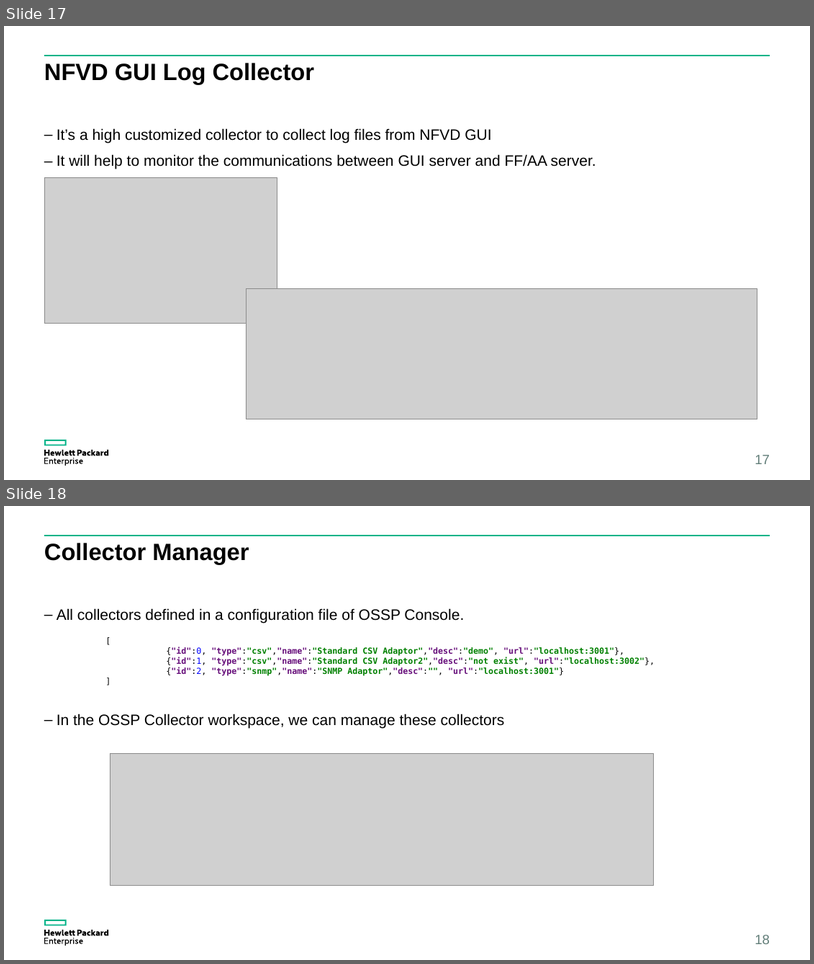
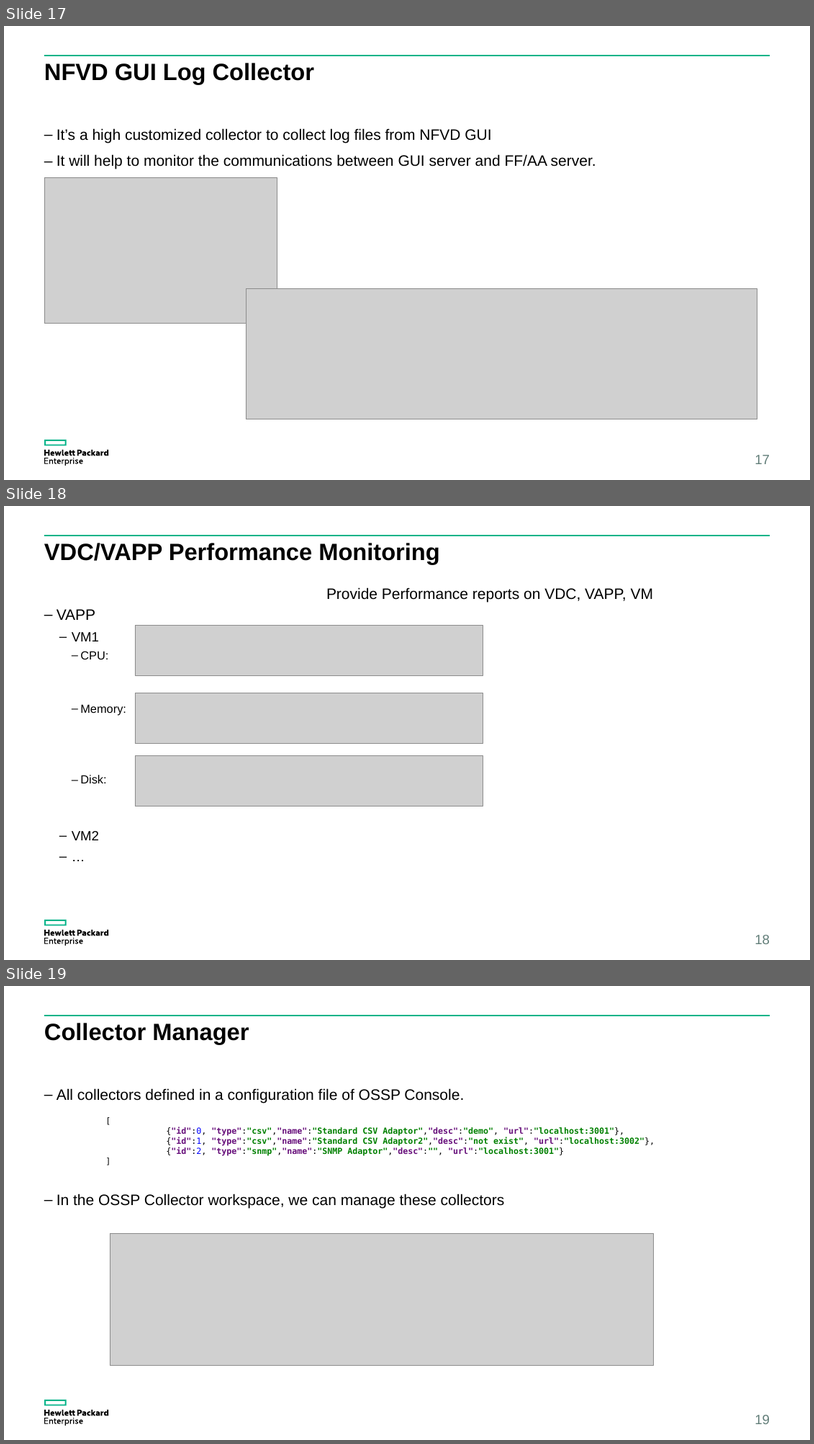
Before and after one commit to yzgang76/MPM, a slide deck: doc/OSSP V2.pptx. Shown one above the other, each under a label of ours: slides 17 and 18 before the commit, slides 17, 18 and 19 after it. The pictures are 814x964 and 814x1444 pixels, drawn with LibreOffice and Linux fonts; fonts in the diff are those of the drawing; grey boxes stand for pictures. Boxes give left, top, right and bottom in pixels: in the first picture for what was removed or moved away, otherwise in the second. Text is boxed around its words. In the diff, an @@ line names an element or a change of style, - is before the commit and + after.

```diff
--- a/doc/OSSP V2.pptx
+++ b/doc/OSSP V2.pptx
@@ slide 18 added at bbox=[4, 506, 810, 960], background #FFFFFF; not listed: 3 template elements that a slide beside it also shows @@
@@ title added at bbox=[44, 543, 440, 564], 28 pt, text #000000, bold @@
+VDC/VAPP Performance Monitoring
@@ text added at bbox=[327, 587, 653, 602], 18 pt, text #000000 @@
+Provide Performance reports on VDC, VAPP, VM
@@ text added at bbox=[57, 609, 126, 840], 14 pt, text #000000 @@
+– VAPP
+  – VM1
+    – CPU:
+    – Memory:
+    – Disk:
+  – VM2
+  – …
@@ picture added at bbox=[135, 626, 483, 675] @@
@@ picture added at bbox=[135, 693, 483, 743] @@
@@ picture added at bbox=[135, 756, 483, 806] @@
@@ page number added at bbox=[755, 934, 770, 944], 16 pt, text #617D78 @@
+18
@@ what was slide 18 is now slide 19 @@
@@ page number at bbox=[755, 1414, 770, 1424]: text changed @@
-18
+19
```
Also in this commit, not shown: 4 slides changed, 1 slide removed.
